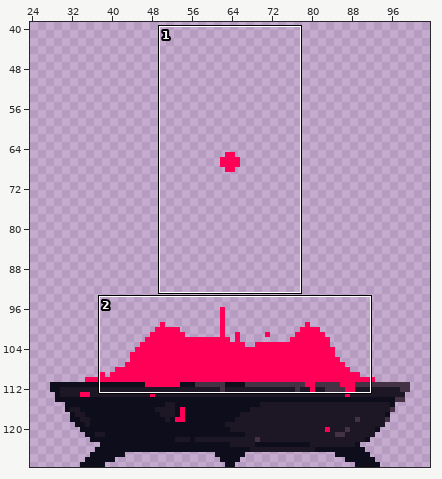
A sprite sheet gets an edit: sprites/npcs/save_pt/0/1.png. Above, an overview of the earlier version with the close-up marked.
Close-up. The starting point:
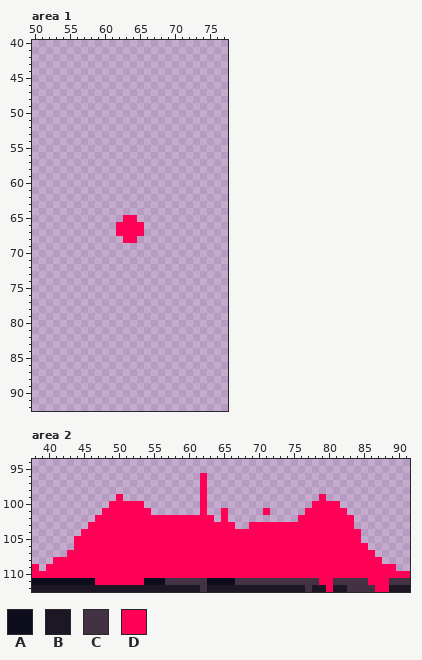
The file is 128x128 pixels. Shown: area 1: x 50..77, y 40..92; area 2: x 38..91, y 94..112. The wide view leaves out empty margins.
Palette (. is transparent): A #0d0d1b  B #1d1625  C #433243  D #ff0056
Pixels before, area 1, first column x 62:
65 .DD.
66 DDDD
67 DDDD
68 .DD.
Pixels before, area 2, first column x 38:
 96 ........................D.............................
 97 ........................D.............................
 98 ........................D.............................
 99 ............D...........D................D............
100 ...........DDDDD........D...............DDDD..........
101 ..........DDDDDDD.......D..D.....D.....DDDDDD.........
102 .........DDDDDDDDDDDDDDDDD.D..........DDDDDDDD........
103 ........DDDDDDDDDDDDDDDDDDDDD..DDDDDDDDDDDDDDD........
104 .......DDDDDDDDDDDDDDDDDDDDDDDDDDDDDDDDDDDDDDDD.......
105 ......DDDDDDDDDDDDDDDDDDDDDDDDDDDDDDDDDDDDDDDDD.......
106 ......DDDDDDDDDDDDDDDDDDDDDDDDDDDDDDDDDDDDDDDDDD......
107 .....DDDDDDDDDDDDDDDDDDDDDDDDDDDDDDDDDDDDDDDDDDDD.....
108 ...DDDDDDDDDDDDDDDDDDDDDDDDDDDDDDDDDDDDDDDDDDDDDDD....
109 D.DDDDDDDDDDDDDDDDDDDDDDDDDDDDDDDDDDDDDDDDDDDDDDDDDD..
110 DDDDDDDDDDDDDDDDDDDDDDDDDDDDDDDDDDDDDDDDDDDDDDDDDDDDDD
111 AAAAAAAAADDDDDDDAAACCCCCCAAAACCCCCCCCCCCCDDCCCCCDDDCCC
112 BBBBBBBBBBBBBBBBBBBBBBBBCBBBBBBBBBBBBBBCBBDBBCCCCDDBBB
After:
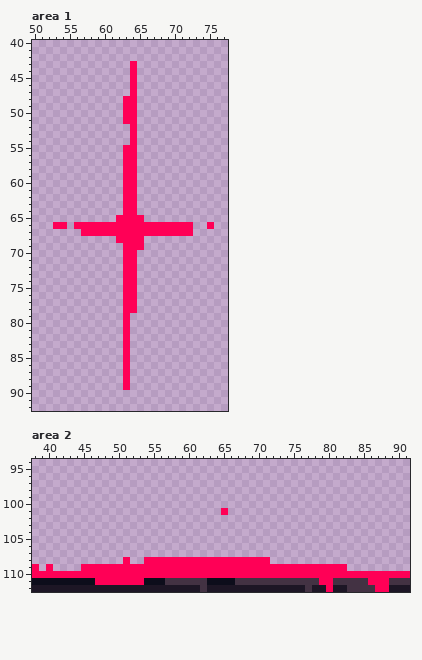
Change:
Changed rows in their new state; - is an unchanged pixel.
Area 1:
first column x 53:
43 -----------D-----------
44 -----------D-----------
45 -----------D-----------
46 -----------D-----------
47 -----------D-----------
48 ----------DD-----------
49 ----------DD-----------
50 ----------DD-----------
51 ----------DD-----------
52 -----------D-----------
53 -----------D-----------
54 -----------D-----------
55 ----------DD-----------
56 ----------DD-----------
57 ----------DD-----------
58 ----------DD-----------
59 ----------DD-----------
60 ----------DD-----------
61 ----------DD-----------
62 ----------DD-----------
63 ----------DD-----------
64 ----------DD-----------
65 ---------D--D----------
66 DD-DDDDDD----DDDDDDD--D
67 ----DDDDD----DDDDDDD---
68 ---------D--D----------
69 ----------DDD----------
70 ----------DD-----------
71 ----------DD-----------
72 ----------DD-----------
73 ----------DD-----------
74 ----------DD-----------
75 ----------DD-----------
76 ----------DD-----------
77 ----------DD-----------
78 ----------DD-----------
79 ----------D------------
80 ----------D------------
81 ----------D------------
82 ----------D------------
83 ----------D------------
84 ----------D------------
85 ----------D------------
86 ----------D------------
87 ----------D------------
88 ----------D------------
89 ----------D------------
Area 2:
first column x 41:
 96 ---------------------.---------------------------
 97 ---------------------.---------------------------
 98 ---------------------.---------------------------
 99 ---------.-----------.----------------.----------
100 --------.....--------.---------------....--------
101 -------.......-------.--------.-----......-------
102 ------.................-.----------........------
103 -----.....................--...............------
104 ----........................................-----
105 ---.........................................-----
106 ---..........................................----
107 --............................................---
108 ..........-..------------------................--
109 ....--------------------------------------.......
Boxes around the changes in both close-ups, in picture pixels (x1, y1, x2, y2):
added: (53, 61, 214, 390)
erased: (53, 473, 396, 571)
